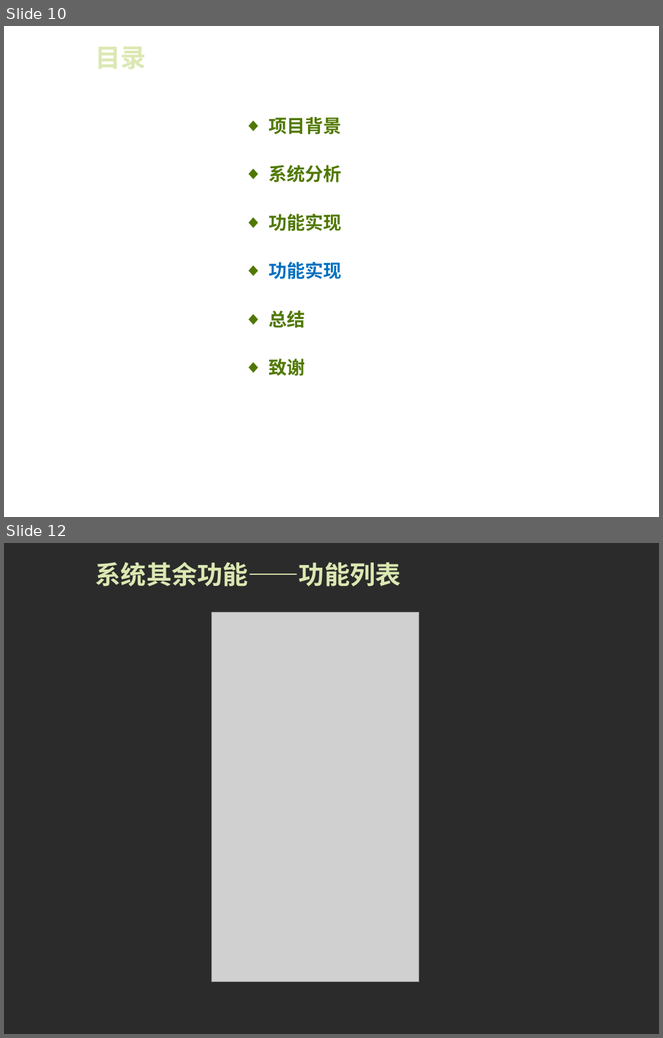
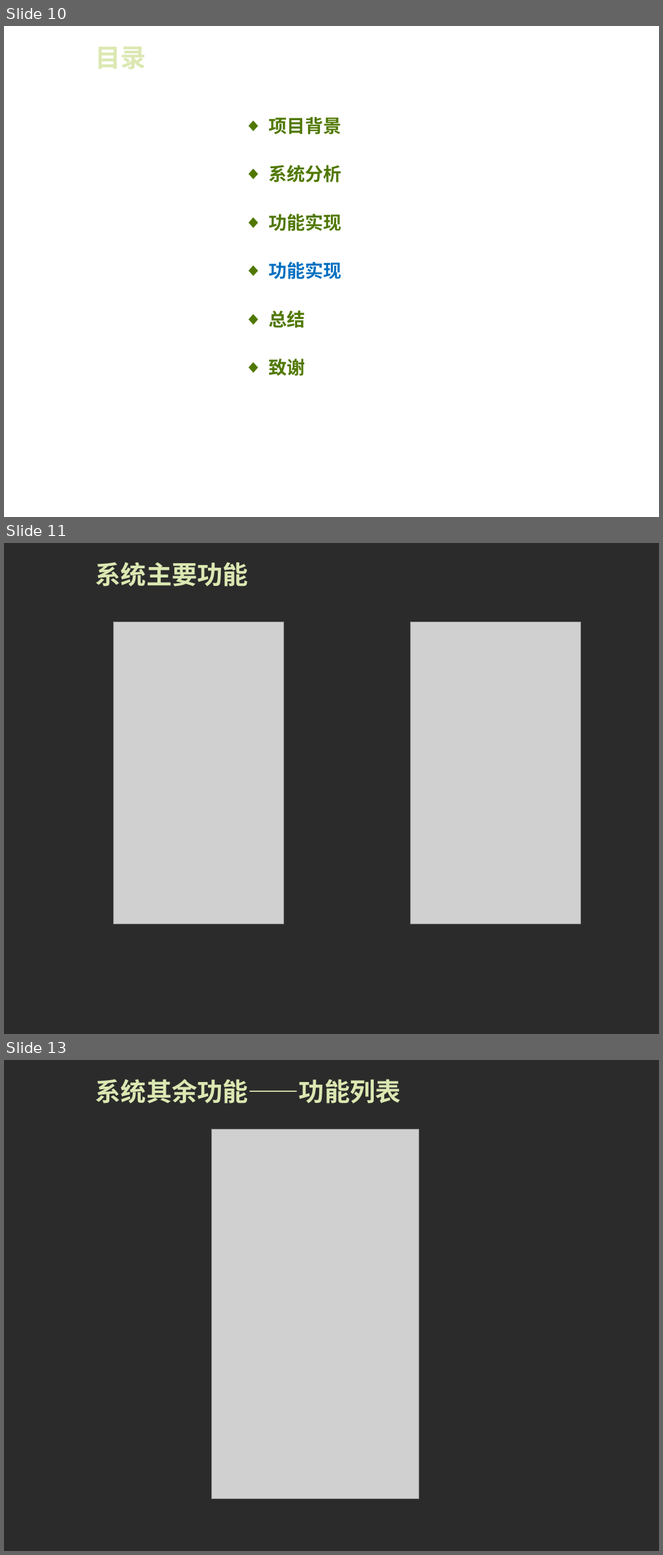
Before and after one commit to MyLifeMyTravel/Graduation, a slide deck: 毕业设计/毕业论文答辩-厉圣杰.ppt. Shown one above the other, each under a label of ours: slides 10 and 12 before the commit, slides 10, 11 and 13 after it; the slides between them are not shown. The pictures are 663x1038 and 663x1555 pixels, drawn with LibreOffice and Linux fonts; fonts in the diff are those of the drawing; grey boxes stand for pictures; background and template pictures are left out; a plain dark background stands for a picture behind light text. Boxes give left, top, right and bottom in pixels: in the first picture for what was removed or moved away, otherwise in the second. Text is boxed around its words. In the diff, an @@ line names an element or a change of style, - is before the commit and + after.

```diff
--- a/毕业设计/毕业论文答辩-厉圣杰.ppt
+++ b/毕业设计/毕业论文答辩-厉圣杰.ppt
@@ slide 11 added at [4, 543, 659, 1034], background picture (left out) @@
@@ title added at [96, 562, 248, 587], 28 pt, text #DBE8B2, bold @@
+系统主要功能
@@ picture added at [113, 622, 284, 924] @@
@@ picture added at [411, 622, 581, 924] @@
@@ what was slide 12 is now slide 13 @@
```
Also in this commit, not shown: 3 slides changed.
